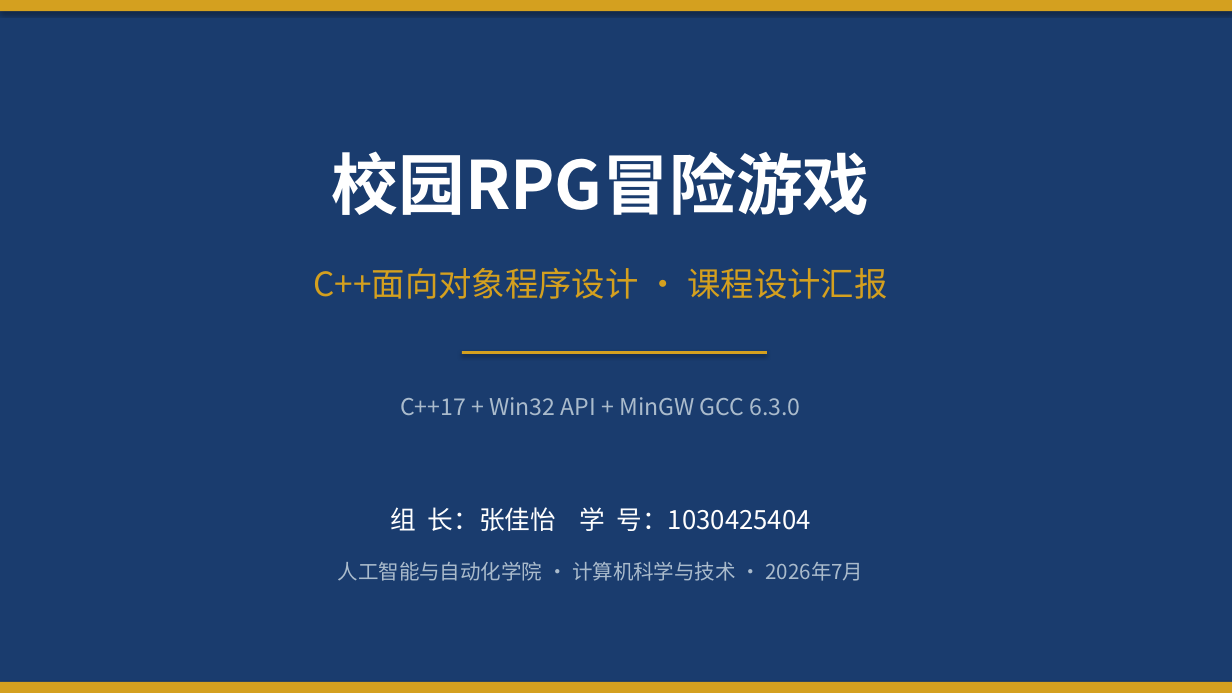
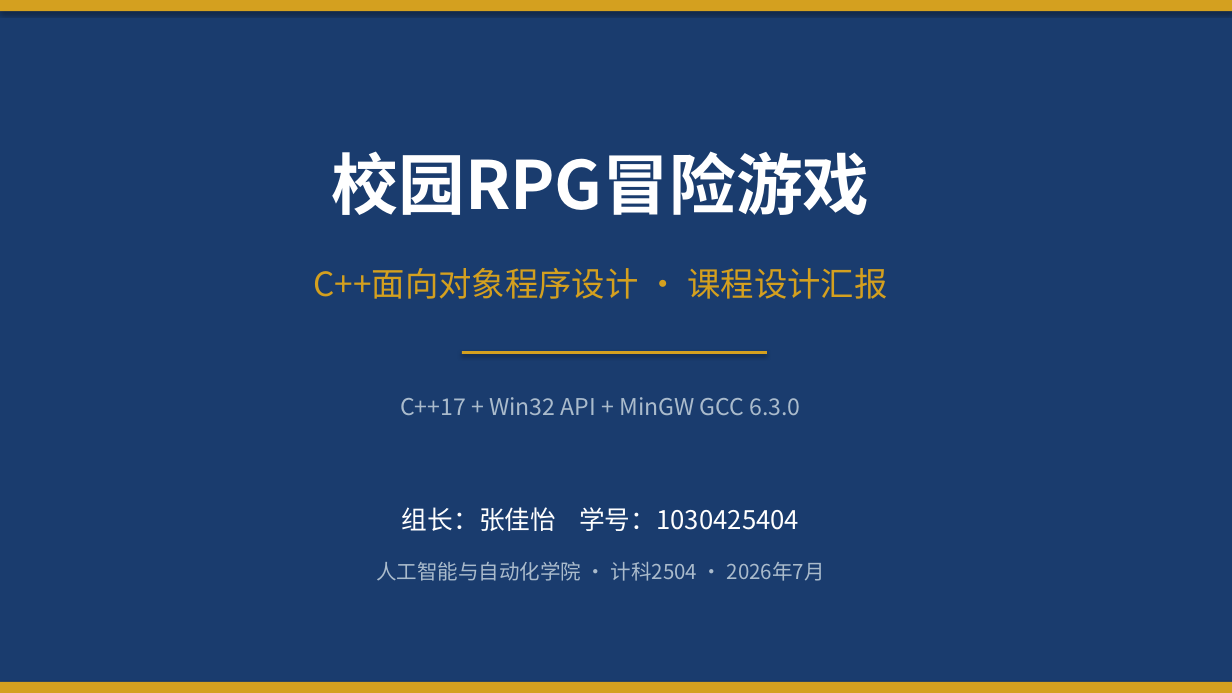
Before and after one commit to wechi123/-, a slide deck: slide 1 of build/校园RPG冒险游戏_汇报.pptx. Drawn at 1232x693 pixels with LibreOffice and Linux fonts; fonts in the diff are those of the drawing. Boxes give left, top, right and bottom in pixels: in the first picture for what was removed or moved away, otherwise in the second. Text is boxed around its words. In the diff, an @@ line names an element or a change of style, - is before the commit and + after.

```diff
--- a/build/校园RPG冒险游戏_汇报.pptx
+++ b/build/校园RPG冒险游戏_汇报.pptx
@@ text at [402,507,799,531]: spaces changed @@
-组 长：张佳怡 学 号：1030425404
+组长：张佳怡 学号：1030425404
@@ text at [376,562,825,581]: text changed @@
-人工智能与自动化学院 · 计算机科学与技术 · 2026年7月
+人工智能与自动化学院 · 计科2504 · 2026年7月
```
Also in this commit, not shown: 10 other slides changed, 5 slides added, 7 slides removed, 24 other files.
